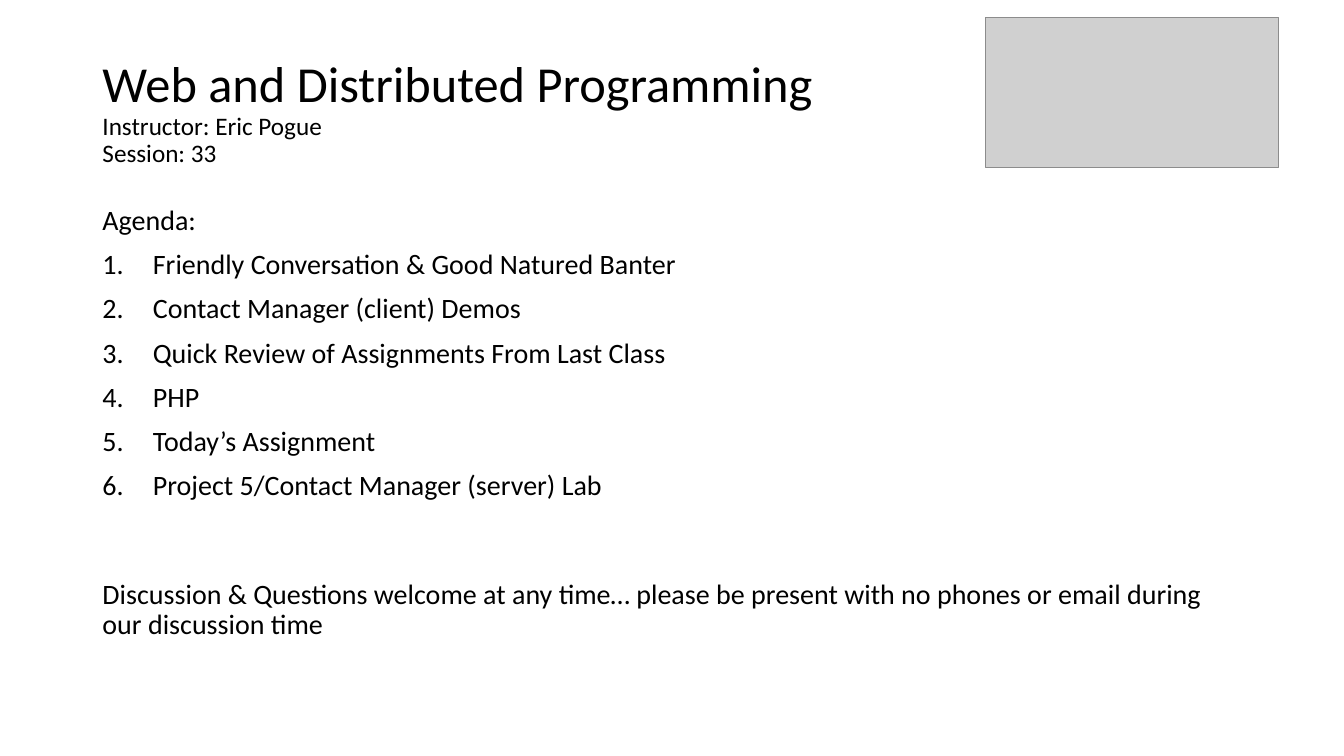
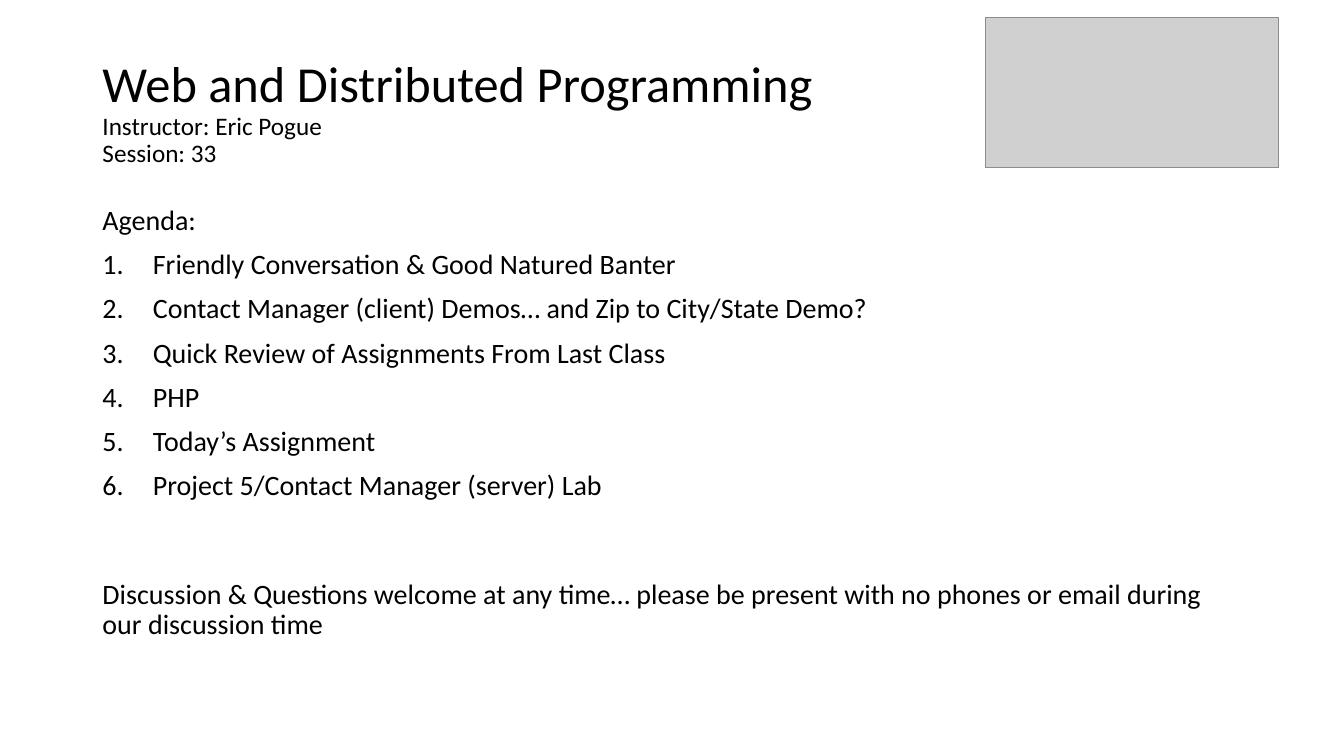
Before and after one commit to EricJPogue/www-epogue-info, a slide deck: slide 1 of CPSC-24700/Presentations/session-33.pptx. Drawn at 1344x756 pixels with LibreOffice and Linux fonts; fonts in the diff are those of the drawing; grey boxes stand for pictures. Boxes give left, top, right and bottom in pixels: in the first picture for what was removed or moved away, otherwise in the second. Text is boxed around its words. In the diff, an @@ line names an element or a change of style, - is before the commit and + after.

Commit message:
Update session 33 documents.

```diff
--- a/CPSC-24700/Presentations/session-33.pptx
+++ b/CPSC-24700/Presentations/session-33.pptx
@@ text at (x1=153, y1=297, x2=866, y2=323): text changed @@
-2. Contact Manager (client) Demos
+2. Contact Manager (client) Demos… and Zip to City/State Demo?
```
Also in this commit, not shown: 1 other slide changed, 2 other files.
